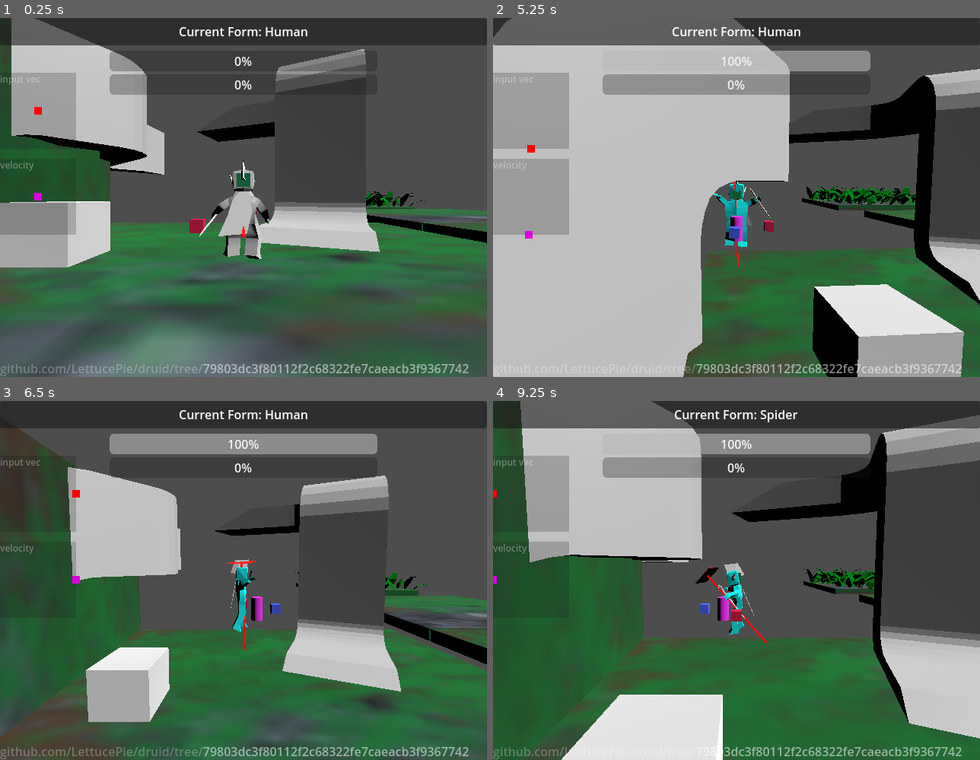
Above: before the commit, frames 1-4 (two rows, left to right).
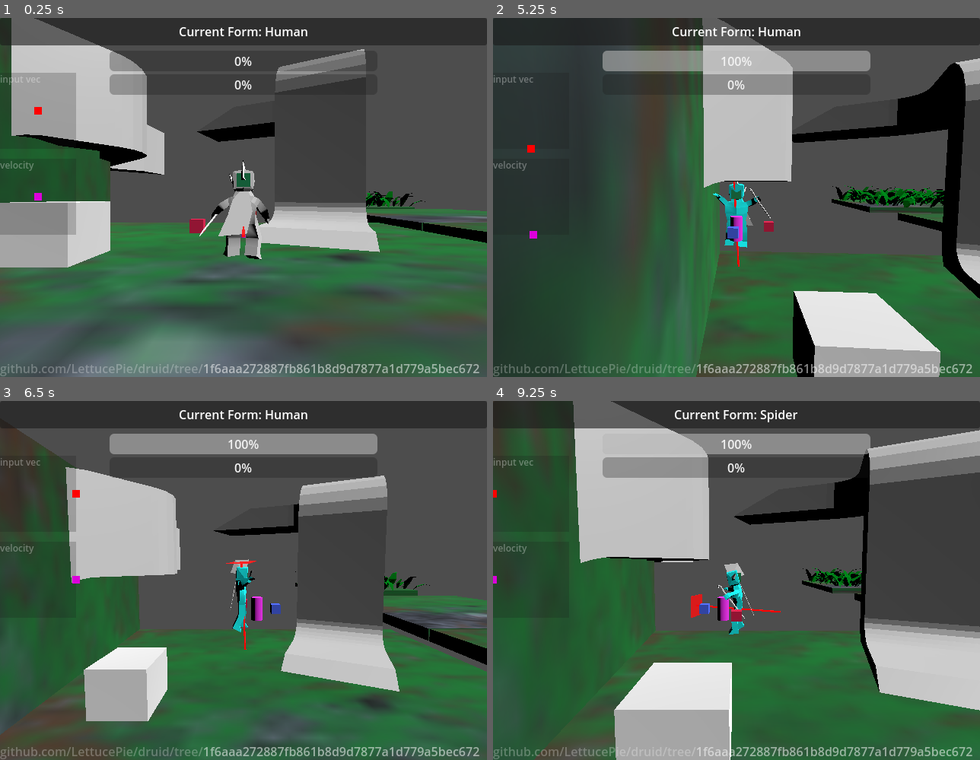
Above: after the commit, the same moments.

Repository: LettucePie/druid
Game: Godot game, scene res://playscenes/play_0.tscn
The game is run twice, just before and just after one commit, with the same random seed, the same clock (stepped at 60 frames per second) and the same inputs.
Inputs (mouse positions are in pixels of both pictures, inside the frame that each line leads up to):
- Up to frame 1 (0.25 s): no input
- Up to frame 2 (5.25 s): tap Enter (ui_accept) at 0.5 s; move the mouse to (736, 369) at 0.52 s; hold D (move_right) 0.53-1.28 s; hold Right mouse button (aim) 0.53-1.28 s; tap Space (jump) at 0.77, 1.07, 1.52, 1.55, 1.82, 2.1, 3.02, 3.32, 3.77, 3.8, 4.07, 4.52, 4.82 s; tap N (attack) at 0.8, 1.35, 3.05, 3.6 s; move the mouse to (639, 215) at 1.27 s; hold S (move_down) 1.28-2.03 s; move the mouse to (785, 118) at 2.02 s; hold D (move_right) 2.03-2.78 s; hold Right mouse button (aim) 2.03-2.78 s; move the mouse to (712, 269) at 2.77 s; hold W (move_up) 2.78-3.53 s; right-click (712, 269) at 2.85 s; move the mouse to (882, 251) at 3.52 s; hold A (move_left) 3.53-5.03 s; move the mouse to (590, 143) at 4.27 s; tap K (cam_down) at 4.35 s; right-click (590, 143) at 4.55 s; move the mouse to (760, 197) at 5.02 s; hold S (move_down) from 5.03 s (still down); tap J (cam_left) at 5.1 s
- Up to frame 3 (6.5 s): tap N (attack) at 5.3 s; move the mouse to (170, 490) at 5.77 s; release S (move_down) at 5.78 s; hold D (move_right) from 5.78 s (still down); tap L (cam_right) at 5.85 s; tap Space (jump) at 6.02, 6.05, 6.32 s
- Up to frame 4 (9.25 s): move the mouse to (843, 562) at 6.52 s; release D (move_right) at 6.53 s; hold W (move_up) 6.53-7.28 s; hold Right mouse button (aim) 6.53-7.28 s; tap I (cam_up) at 6.6 s; tap Space (jump) at 6.77, 7.07, 7.52, 7.82, 8.3, 9.02 s; move the mouse to (639, 598) at 7.27 s; hold D (move_right) 7.28-8.03 s; click (639, 598) at 7.35 s; tap N (attack) at 7.55 s; move the mouse to (785, 501) at 8.02 s; hold S (move_down) 8.03-8.78 s; tap Q (form_switcher) at 8.1 s; move the mouse to (712, 652) at 8.77 s; hold A (move_left) from 8.78 s (still down); tap , (interact) at 8.85 s; right-click (712, 652) at 9.05 s

The runs differ from the first frame. In frame 1, 0.8% of the frame differs, in the area x 41-99%, y 96-99%; in frame 2, 56%, in the area x 0-100%, y 0-100%; in frame 3, 1.7%; in frame 4, 23%.

Commit message:
aim with controller

Diff:
--- a/core/player.gd
+++ b/core/player.gd
@@ -55,6 +55,7 @@
 var cam_max_x : float = PI * 0.35
 @export var cam_distance_curve : Curve
 var cam_distance_max : float = 10.0
+var aim_speed = 10.0
 
 
 ## Movement Variables
@@ -117,6 +118,7 @@
 
 ## Player Settings
 var invert_cam : bool = false
+var aim_sensitivity : float = 0.65 ## multiply the aim speed
 
 #var action_frame_vars : Array = [magnet_cooldown, dodge_cooldown, dodge_active]
 ## This didn't work. It just made an array of 0, 0, 0.
@@ -231,6 +233,7 @@
 	).limit_length(1.0)
 	if invert_cam:
 		input.y *= -1.0
+	input.x *= -1.0
 
 	if !cam_locked and !aiming:
 		cam_dial.rotate_y(input.x * delta)
@@ -246,8 +249,13 @@
 		current_cam.position.y = current_cam.position.z * 0.12
 		clamp_cam_dolly_rotation(cam_dial)
 	elif aiming:
-		aim_arm.rotate_y(input.x * delta)
-		#aim_arm.rotate_x(input.y * delta)
+		cam_dial.rotate_y(input.x * (aim_speed * aim_sensitivity) * delta)
+		#aim_arm.rotate_y(input.x * delta)
+		#aim_arm.rotate(
+			#aim_arm.transform.basis * Vector3.UP,
+			#input.x * delta
+		#)
+		aim_arm.rotate_x(input.y * (aim_speed * aim_sensitivity) * delta)
 		clamp_cam_dolly_rotation(aim_arm)
 
 
--- a/core/player.tscn
+++ b/core/player.tscn
@@ -243,9 +243,6 @@
 cam_distance_curve = ExtResource("2_1ws1n")
 turn_responsiveness_curve = ExtResource("3_vhf20")
 turn_decel_curve = ExtResource("4_4k7ag")
-jump_velocity = null
-attack_chain = null
-attack_interrupt = null
 
 [node name="anim_handler" type="Node" parent="." node_paths=PackedStringArray("human_anim", "wolf_anim")]
 script = ExtResource("2_r6jt5")
@@ -307,34 +304,34 @@
 transform = Transform3D(-0.312618, 0, -2.73299e-08, 0, 0.312618, 0, 2.73299e-08, 0, -0.312618, 0, 0.143265, 0)
 
 [node name="Skeleton3D" parent="human_node/human_model/human_armature" index="0"]
-bones/0/position = Vector3(0, -0.154383, -0.10598)
+bones/0/position = Vector3(0, -0.159665, -0.10598)
 bones/0/rotation = Quaternion(0.0914123, -0.00244562, -0.0016501, 0.995809)
-bones/1/rotation = Quaternion(-0.0148608, -0.00047949, 0.797796, 0.602743)
+bones/1/rotation = Quaternion(-0.0138512, 0.00390182, 0.797675, 0.602916)
 bones/2/rotation = Quaternion(0.0834039, -0.0313383, 0.324214, 0.941779)
 bones/3/rotation = Quaternion(0.317049, 0.0415371, 0.0138462, 0.947398)
-bones/5/rotation = Quaternion(0.0110975, -0.0138927, 0.00329328, 0.999837)
+bones/5/rotation = Quaternion(-0.0047214, -0.0138829, 0.00359499, 0.999886)
 bones/6/rotation = Quaternion(-0.0150778, -3.56578e-05, -0.000320333, 0.999886)
 bones/10/position = Vector3(-0.34512, -0.192523, -0.00858107)
-bones/10/rotation = Quaternion(-0.21515, 0.253181, 0.94072, 0.068236)
-bones/11/rotation = Quaternion(-0.417779, 0.00114671, -0.00278946, 0.908544)
+bones/10/rotation = Quaternion(-0.214841, 0.257412, 0.939571, 0.0692038)
+bones/11/rotation = Quaternion(-0.428644, 0.00118009, -0.00277553, 0.903468)
 bones/12/rotation = Quaternion(-0.0599468, -0.00843683, -0.742144, 0.667501)
-bones/13/rotation = Quaternion(-0.0827473, -0.0197593, -0.270683, 0.958902)
+bones/13/rotation = Quaternion(-0.0811433, -0.0164037, -0.280806, 0.956188)
 bones/14/rotation = Quaternion(0.395912, -0.0344117, -0.113618, 0.910582)
 bones/17/position = Vector3(0.358753, -0.19082, -0.0116346)
-bones/17/rotation = Quaternion(0.0975025, 0.354552, 0.925902, -0.086554)
-bones/18/rotation = Quaternion(-0.280149, -0.0949503, -0.014878, 0.955133)
+bones/17/rotation = Quaternion(0.09675, 0.36255, 0.9228, -0.0873944)
+bones/18/rotation = Quaternion(-0.292428, -0.0947508, -0.0160998, 0.951446)
 
 [node name="ear_a" parent="human_node/human_model/human_armature/Skeleton3D" index="0"]
-transform = Transform3D(0.999448, -0.00253311, -0.0331121, -0.00327321, 0.984717, -0.174129, 0.0330472, 0.174142, 0.984166, 0.000675778, 1.68096, 0.23339)
+transform = Transform3D(0.999448, -0.00253311, -0.0331121, -0.002226, 0.989734, -0.142905, 0.0331342, 0.1429, 0.989183, 0.000675778, 1.67983, 0.208723)
 
 [node name="hair_a" parent="human_node/human_model/human_armature/Skeleton3D" index="1"]
-transform = Transform3D(0.999448, -0.00253311, -0.0331121, -0.00327321, 0.984717, -0.174129, 0.0330472, 0.174142, 0.984166, 0.00858761, 2.11287, 0.0368906)
+transform = Transform3D(0.999448, -0.00253311, -0.0331121, -0.002226, 0.989734, -0.142905, 0.0331342, 0.1429, 0.989183, 0.00858761, 2.1053, -0.00134312)
 
 [node name="cape" parent="human_node/human_model/human_armature/Skeleton3D" index="2"]
-transform = Transform3D(0.999449, -0.0329398, 0.00416953, 0.0332021, 0.99081, -0.131123, 0.000187967, 0.13119, 0.991357, -0.0395435, 1.21567, -0.286773)
+transform = Transform3D(0.999449, -0.0329398, 0.00416954, 0.0331914, 0.994465, -0.0996925, -0.000862606, 0.099776, 0.99501, -0.0395435, 1.19832, -0.296459)
 
 [node name="staff_a" parent="human_node/human_model/human_armature/Skeleton3D" index="3"]
-transform = Transform3D(0.407729, -0.292802, 0.864884, 0.851372, 0.464261, -0.244187, -0.330034, 0.8359, 0.438576, 1.38191, 0.0150033, 0.208758)
+transform = Transform3D(0.427381, -0.285278, 0.857882, 0.842766, 0.469191, -0.263826, -0.327247, 0.835749, 0.440946, 1.36473, -0.00539422, 0.209675)
 
 [node name="standin_floor" parent="human_node/human_model" index="1"]
 visible = false
@@ -372,16 +369,16 @@
 [node name="Skeleton3D" parent="wolf_node/wolf_model/Armature" index="0"]
 bones/1/rotation = Quaternion(0.656745, -8.93774e-16, -8.93774e-16, 0.754113)
 bones/2/rotation = Quaternion(0.12946, 1.04057e-15, -9.22106e-17, 0.991585)
-bones/3/rotation = Quaternion(-0.329116, 4.83164e-18, 8.1844e-17, 0.94429)
-bones/4/rotation = Quaternion(-0.260525, 3.15169e-19, 4.69297e-17, 0.965467)
+bones/3/rotation = Quaternion(-0.33574, -7.24687e-18, 5.93558e-17, 0.941955)
+bones/4/rotation = Quaternion(-0.26981, 1.43881e-18, 6.46372e-17, 0.962914)
 bones/5/rotation = Quaternion(0.456607, 1.48065e-22, -1.01387e-16, 0.889668)
 bones/6/rotation = Quaternion(0.859775, 0.204093, 0.0176992, -0.467782)
 bones/7/rotation = Quaternion(0.859775, -0.204093, -0.0176992, -0.467782)
-bones/8/position = Vector3(0.903733, 0.994818, 1.1688)
-bones/8/rotation = Quaternion(0.799696, -1.43513e-17, -3.77155e-18, 0.600405)
+bones/8/position = Vector3(0.903733, 0.971247, 1.1838)
+bones/8/rotation = Quaternion(0.803515, 6.2269e-18, 7.20925e-18, 0.595285)
 bones/9/rotation = Quaternion(0.102258, 1.18584e-07, 1.21901e-08, 0.994758)
-bones/12/position = Vector3(-0.903733, 0.994818, 1.1688)
-bones/12/rotation = Quaternion(0.799696, -1.43513e-17, -3.77155e-18, 0.600405)
+bones/12/position = Vector3(-0.903733, 0.971247, 1.1838)
+bones/12/rotation = Quaternion(0.803515, 6.2269e-18, 7.20925e-18, 0.595285)
 bones/13/rotation = Quaternion(0.102258, 1.18584e-07, 1.21901e-08, 0.994758)
 bones/16/rotation = Quaternion(0.649191, -0.000736844, -0.092586, 0.754969)
 bones/17/rotation = Quaternion(0.560286, -0.0218214, 0.0589299, 0.825912)
--- a/project.godot
+++ b/project.godot
@@ -14,7 +14,7 @@
 run/main_scene="res://playscenes/play_0.tscn"
 config/features=PackedStringArray("4.2", "Mobile")
 config/icon="res://icon.svg"
-config/git_sha="79803dc3f80112f2c68322fe7caeacb3f9367742"
+config/git_sha="1f6aaa272887fb861b8d9d7877a1d779a5bec672"
 
 [display]
 
